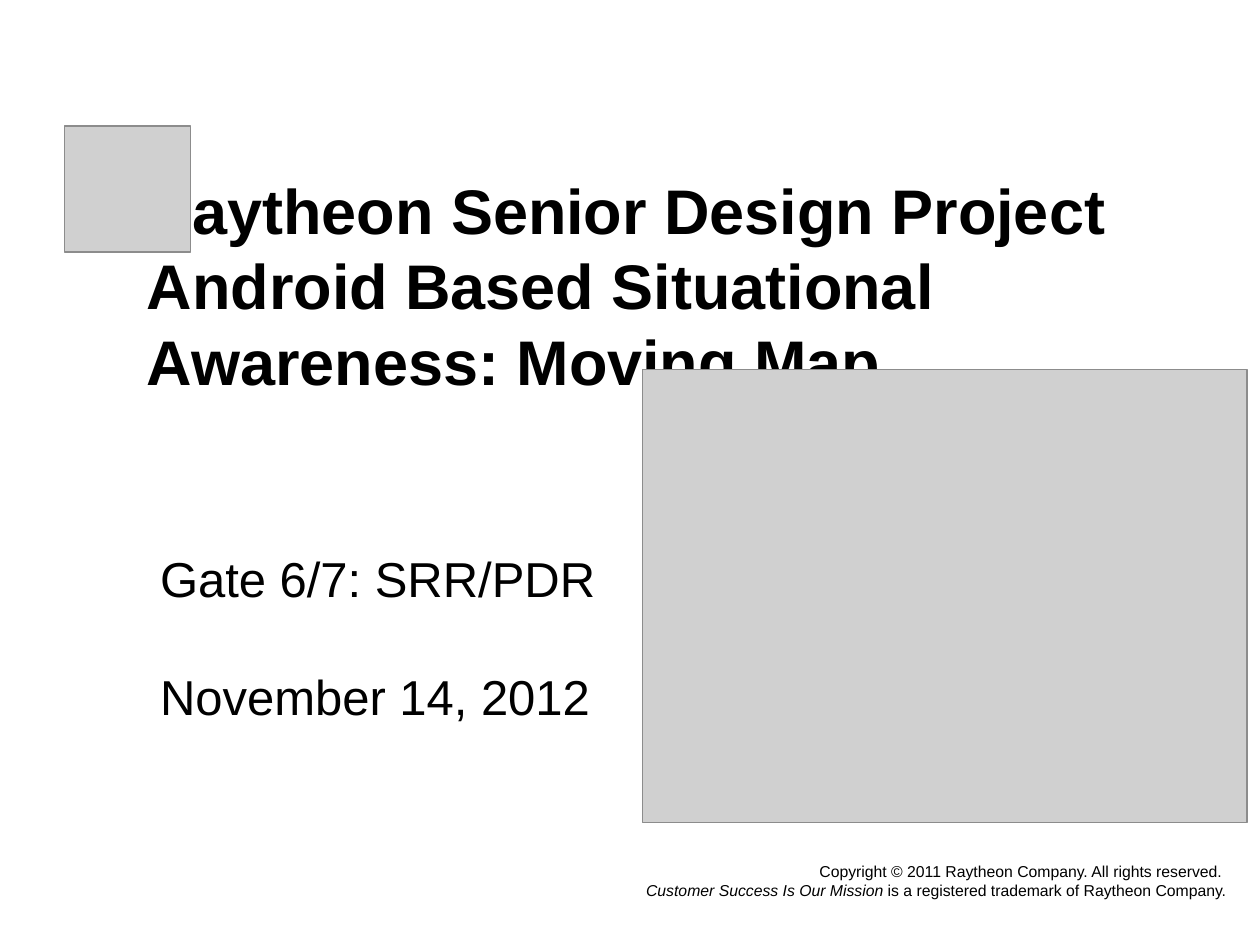
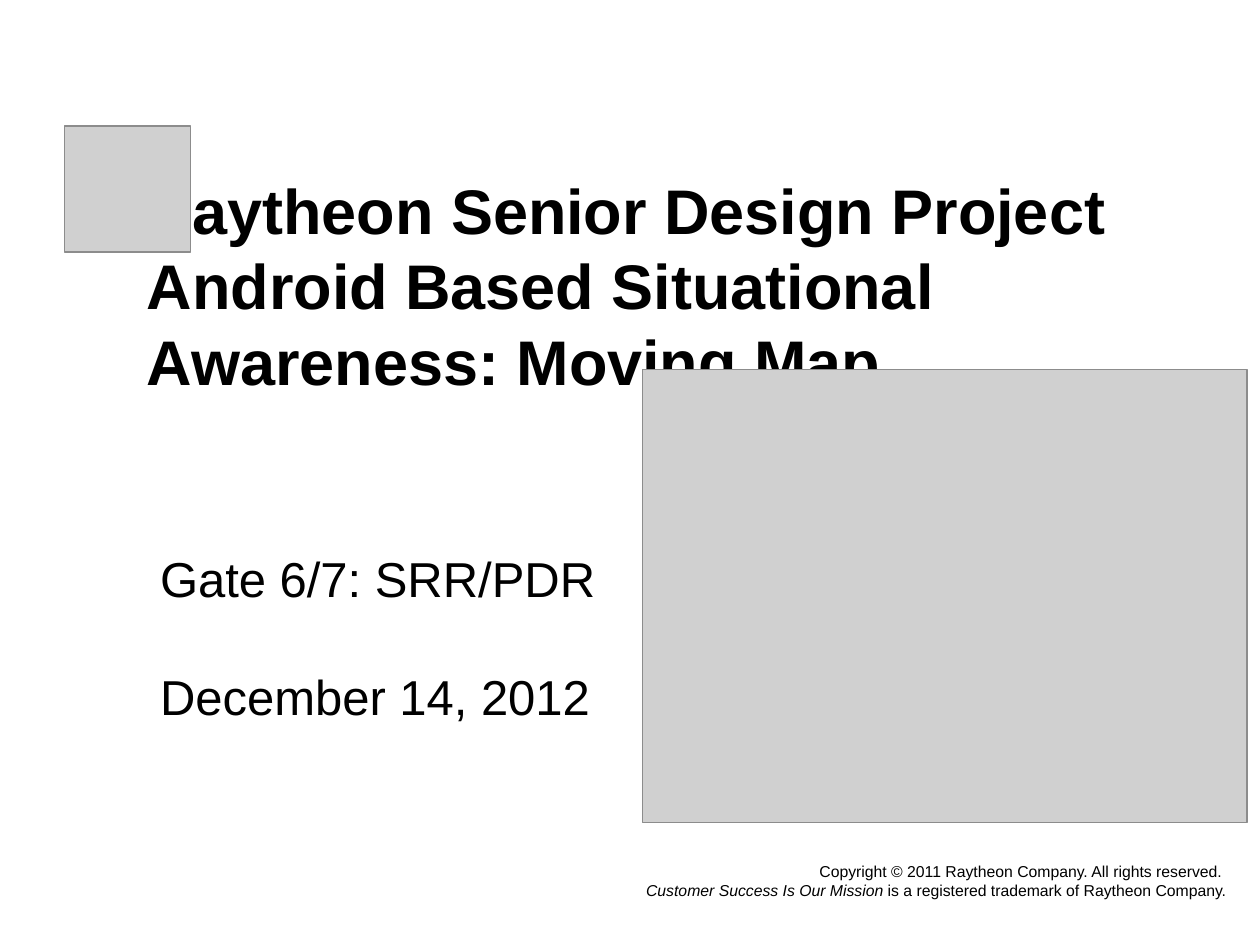
Before and after one commit to atniptw/Senior-Project, a slide deck: slide 1 of Documents/PowerPoints/Senior Design Project - Gate 6 1.0.pptx. Drawn at 1260x945 pixels with LibreOffice and Linux fonts; fonts in the diff are those of the drawing; grey boxes stand for pictures; background and template pictures are left out. Boxes give left, top, right and bottom in pixels: in the first picture for what was removed or moved away, otherwise in the second. Text is boxed around its words. In the diff, an @@ line names an element or a change of style, - is before the commit and + after.

```diff
--- a/Documents/PowerPoints/Senior Design Project - Gate 6 1.0.pptx
+++ b/Documents/PowerPoints/Senior Design Project - Gate 6 1.0.pptx
@@ text at box(160, 679, 590, 722): text changed @@
-November 14, 2012
+December 14, 2012
```
Also in this commit, not shown: 14 other slides changed, 1 slide added, 9 other files.
